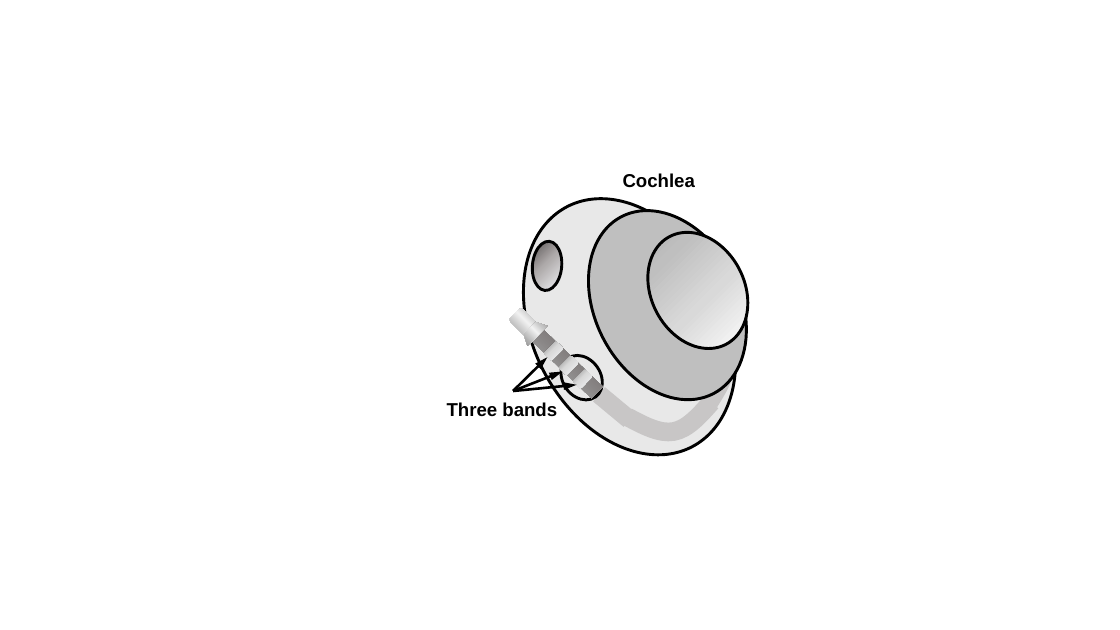
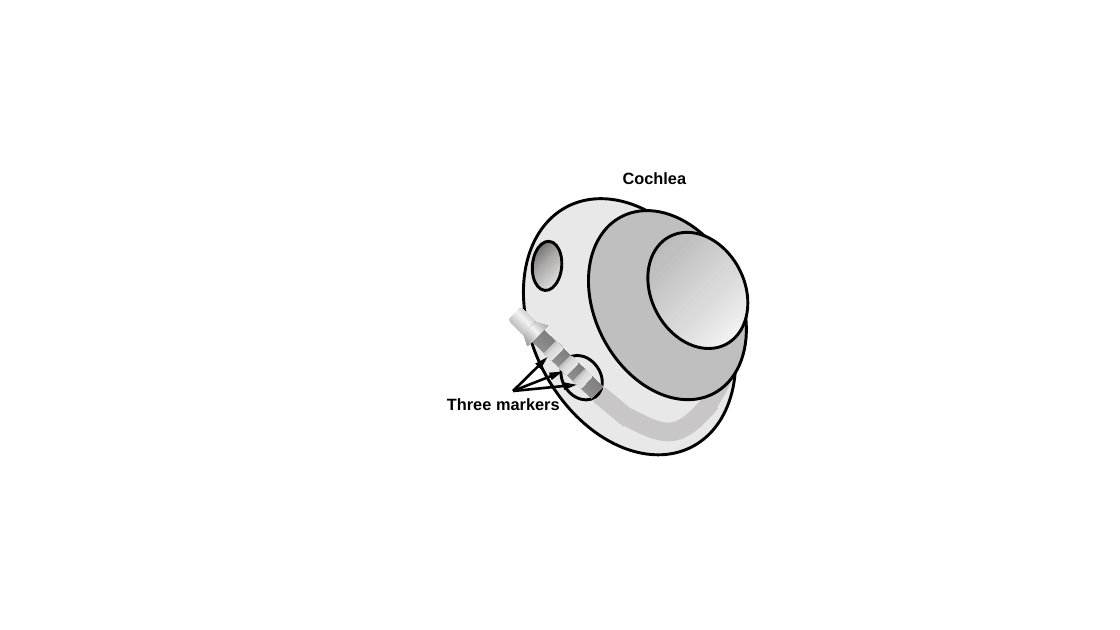
Before and after one commit to young-oct/Cochlear_Implant, a slide deck: slide 2 of Figures/illustration/20210905_Sketches_XY-20210905-01.pptx. Drawn at 1120x630 pixels with LibreOffice and Linux fonts; fonts in the diff are those of the drawing. Boxes give left, top, right and bottom in pixels: in the first picture for what was removed or moved away, otherwise in the second. Text is boxed around its words. In the diff, an @@ line names an element or a change of style, - is before the commit and + after.

```diff
--- a/Figures/illustration/20210905_Sketches_XY-20210905-01.pptx
+++ b/Figures/illustration/20210905_Sketches_XY-20210905-01.pptx
@@ text "Cochlea" at bbox=[623, 172, 687, 184]: size 16 to 14 pt @@
@@ text at bbox=[447, 396, 560, 410]: text changed; size 16 to 14 pt @@
-Three bands
+Three markers
```
Also in this commit, not shown: 2 other slides changed, 1 slide added, 1 slide removed, 9 other files.
